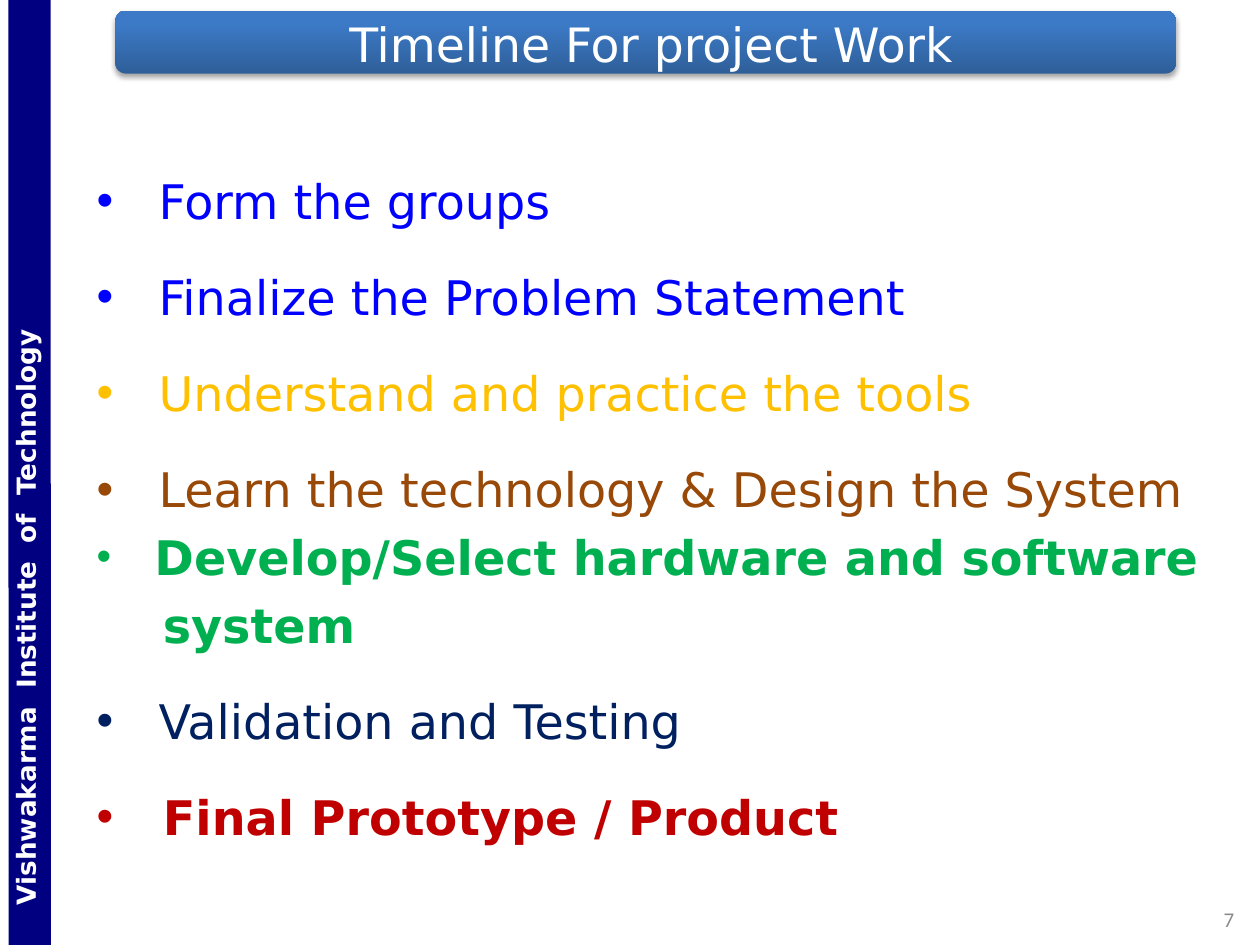
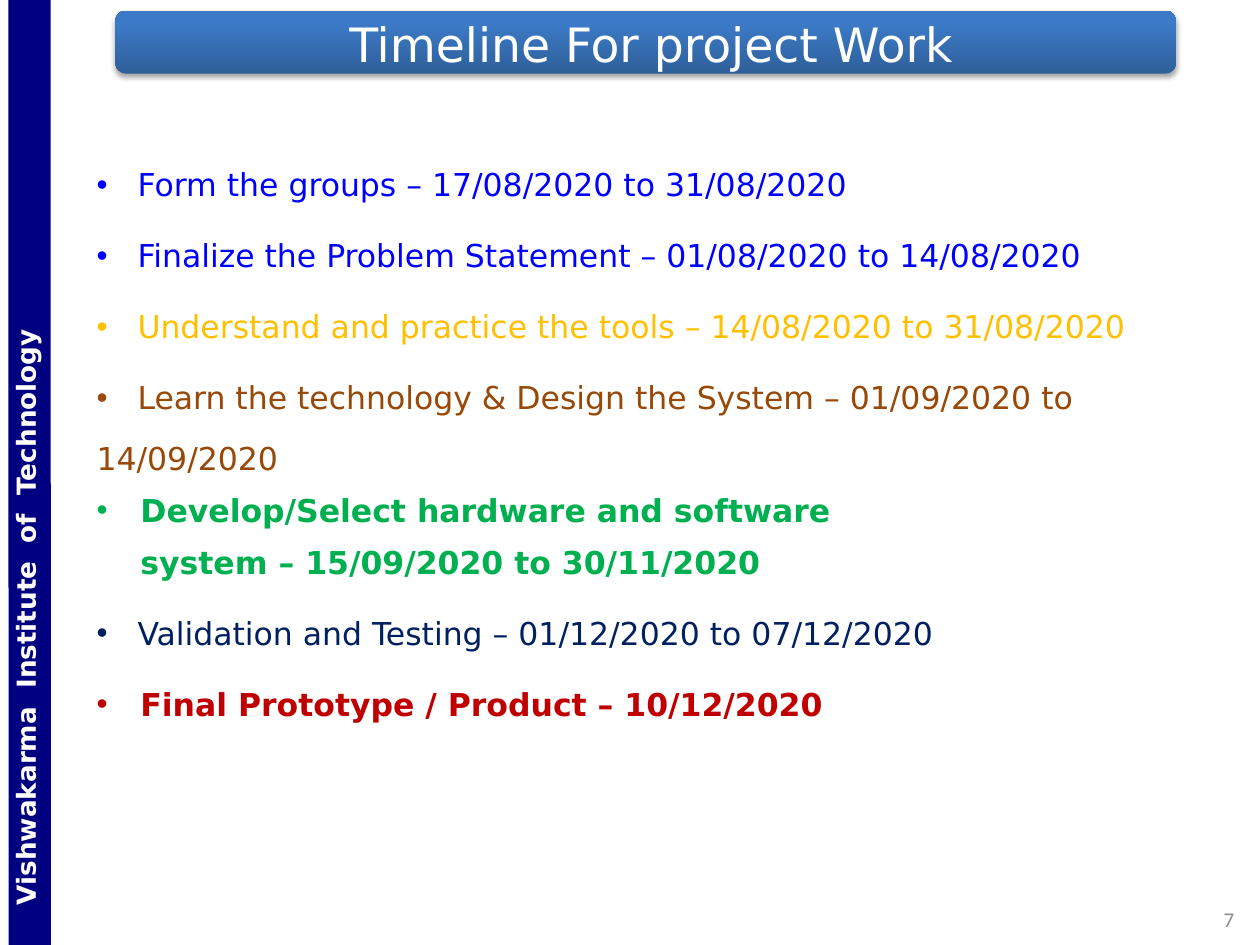
Before and after one commit to Gladiator07/Harvestify, a slide deck: slide 7 of Docs/ICA_G5_ML_Crop_Consultant.pptx. Drawn at 1260x945 pixels with LibreOffice and Linux fonts; fonts in the diff are those of the drawing; background and template pictures are left out. Boxes give left, top, right and bottom in pixels: in the first picture for what was removed or moved away, otherwise in the second. Text is boxed around its words. In the diff, an @@ line names an element or a change of style, - is before the commit and + after.

Commit message:
presentation

```diff
--- a/Docs/ICA_G5_ML_Crop_Consultant.pptx
+++ b/Docs/ICA_G5_ML_Crop_Consultant.pptx
@@ text at (x1=97, y1=172, x2=1125, y2=473): text changed; size 27.2 to 18 pt @@
-• Form the groups
-• Finalize the Problem Statement
-• Understand and practice the tools
-• Learn the technology & Design the System
+• Form the groups – 17/08/2020 to 31/08/2020
+• Finalize the Problem Statement – 01/08/2020 to 14/08/2020
+• Understand and practice the tools – 14/08/2020 to 31/08/2020
+• Learn the technology & Design the System – 01/09/2020 to 14/09/2020
@@ text at (x1=140, y1=498, x2=830, y2=529): size 27.2 to 18 pt in "Develop/Select hardware and software"; line spacing 1 to 1.1 @@
@@ text at (x1=138, y1=550, x2=932, y2=723): text changed; size 27.2 to 18 pt; text colour #C00000 to #002060 @@
-system
-• Validation and Testing
-• Final Prototype / Product
+system – 15/09/2020 to 30/11/2020
+• Validation and Testing – 01/12/2020 to 07/12/2020
+• Final Prototype / Product – 10/12/2020
```
Also in this commit, not shown: 7 other slides changed, 1 slide added, 1 slide removed.
